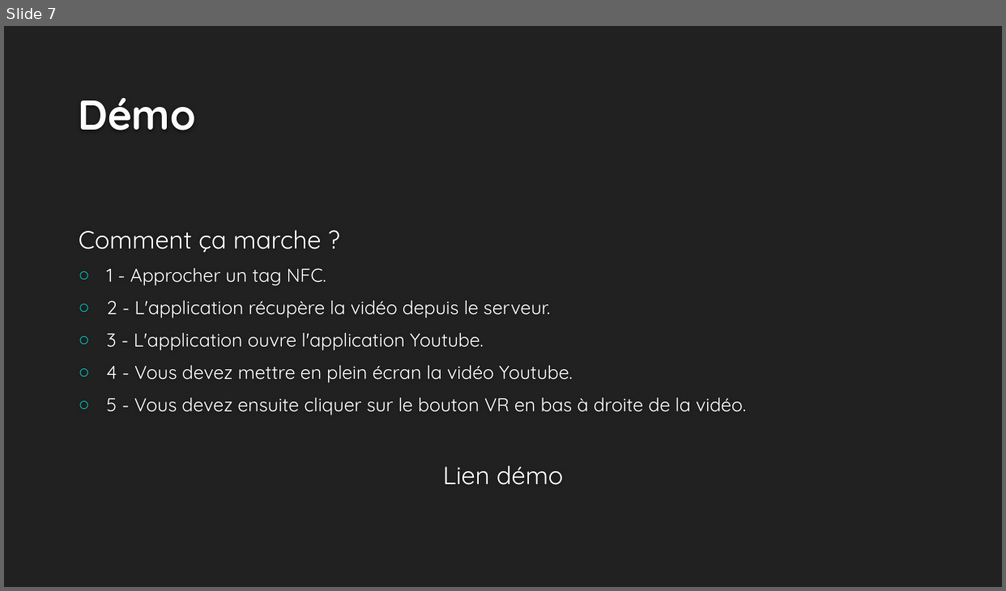
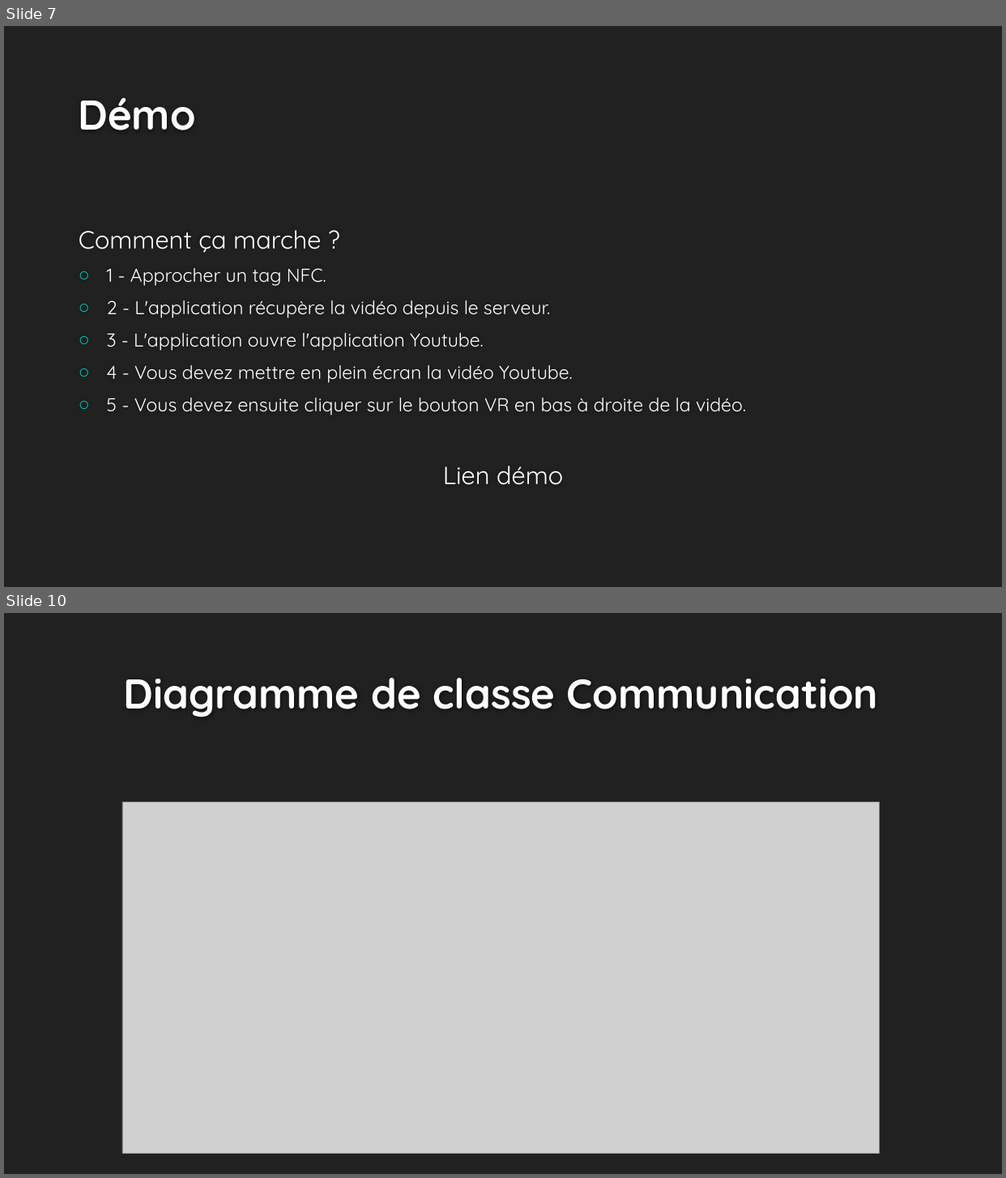
Before and after one commit to rlembo06/VR_tourism, a slide deck: annexes/MohamedSlider.pptx. Shown one above the other, each under a label of ours: slide 7 before the commit, slides 7 and 10 after it; the slides between them are not shown. The pictures are 1006x591 and 1006x1178 pixels, drawn with LibreOffice and Linux fonts; fonts in the diff are those of the drawing; grey boxes stand for pictures; background and template pictures are left out. Boxes give left, top, right and bottom in pixels: in the first picture for what was removed or moved away, otherwise in the second. Text is boxed around its words. In the diff, an @@ line names an element or a change of style, - is before the commit and + after.

Commit message:
Ajout diag class http + mise à jour slide

```diff
--- a/annexes/MohamedSlider.pptx
+++ b/annexes/MohamedSlider.pptx
@@ slide 10 added at [4, 613, 1002, 1174], background #212121 @@
@@ title added at [124, 678, 878, 717], 40 pt, text #FEFEFE, bold @@
+Diagramme de classe Communication
@@ picture added at [122, 803, 880, 1153] @@
```
Also in this commit, not shown: 1 slide changed, 1 other slide added, 6 other files.
